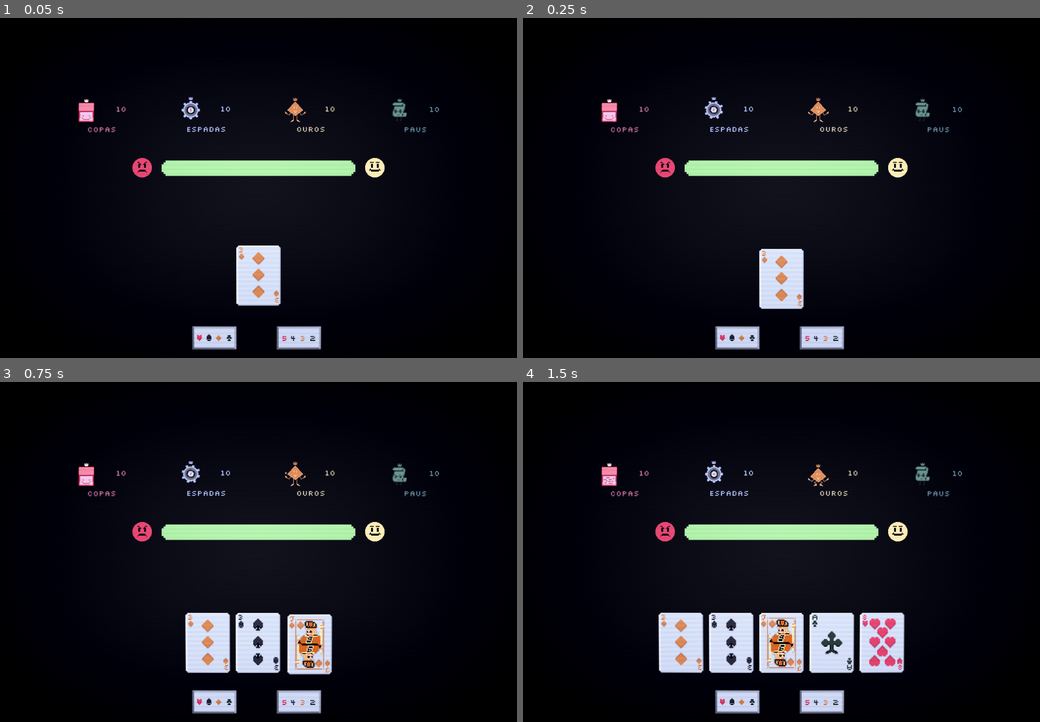
Above: before the commit, frames 1-4 (two rows, left to right).
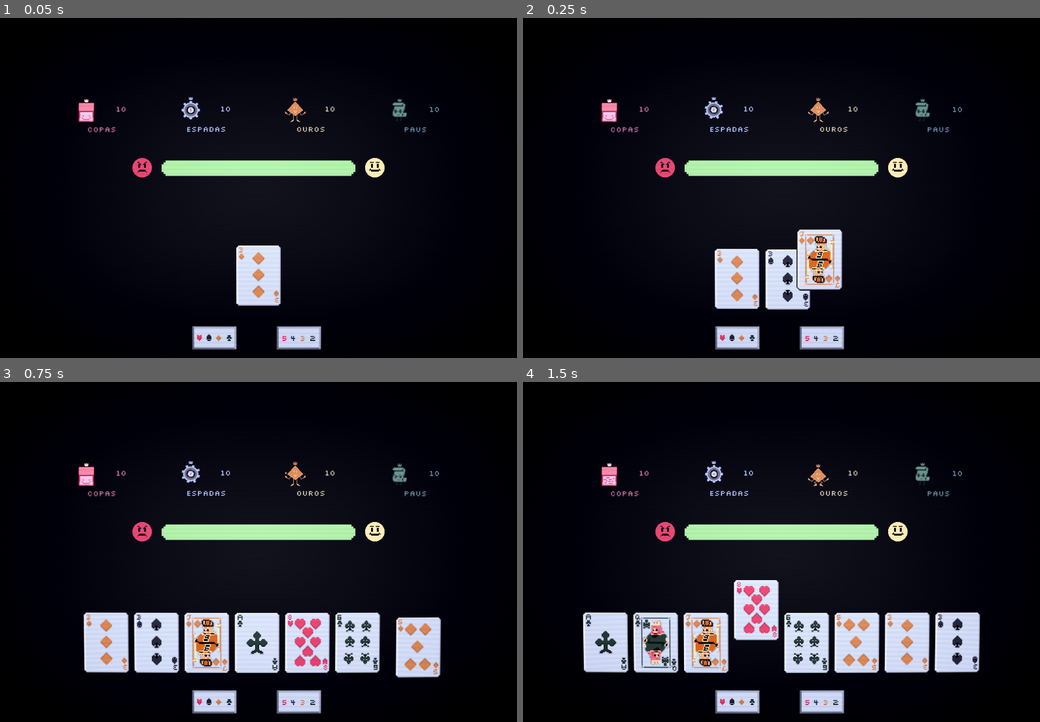
Above: after the commit, the same moments.

Repository: Ilwel/cards-against-captalism
Game: Godot game, scene res://Scenes/Match.tscn
Two runs of this game, one before a commit and one after it. Both use one fixed random seed, a clock stepped at 60 frames per second and the inputs below.
Inputs (mouse positions are in pixels of both pictures, inside the frame that each line leads up to):
- Up to frame 1 (0.05 s): no input
- Up to frame 2 (0.25 s): no input
- Up to frame 3 (0.75 s): move the mouse to (232, 643) at 0.52 s; click (232, 643) at 0.67 s
- Up to frame 4 (1.5 s): click (755, 643) at 1.42 s

Frame 1 is identical in both runs. In frame 2, 3.6% of the frame differs, in the area x 37-62%, y 62-86%; in frame 3, 8.6%; in frame 4, 11%, in the area x 11-89%, y 58-86%.

Commit message:
fix: not highlight when pulling cards

Diff:
--- a/Scripts/Hand.gd
+++ b/Scripts/Hand.gd
@@ -6,6 +6,8 @@
 const ROW_Y: float = 550
 
 var CardScene = preload("res://Scenes/Card.tscn")
+
+var pulling_cards = false
 
 var highligh_cards = []
 
@@ -22,16 +24,18 @@
 	if highligh_cards.has(card):
 		var card_index = highligh_cards.find(card)
 		highligh_cards.remove_at(card_index)
-	else:
+	elif not pulling_cards:
 		highligh_cards.push_back(card)
 	reposition_cards()
 
 func draw_n(n: int):
+	pulling_cards = true
 	var deck = Match.get_player_deck()
 	for i in range(n):
 		var card_id = deck.pop_back()
 		add_card(card_id)
-		await get_tree().create_timer(0.3).timeout
+		await get_tree().create_timer(0.1).timeout
+	pulling_cards = false
 
 func _value_to_int(v:String)->int:
 	if v == "ace": return 14
